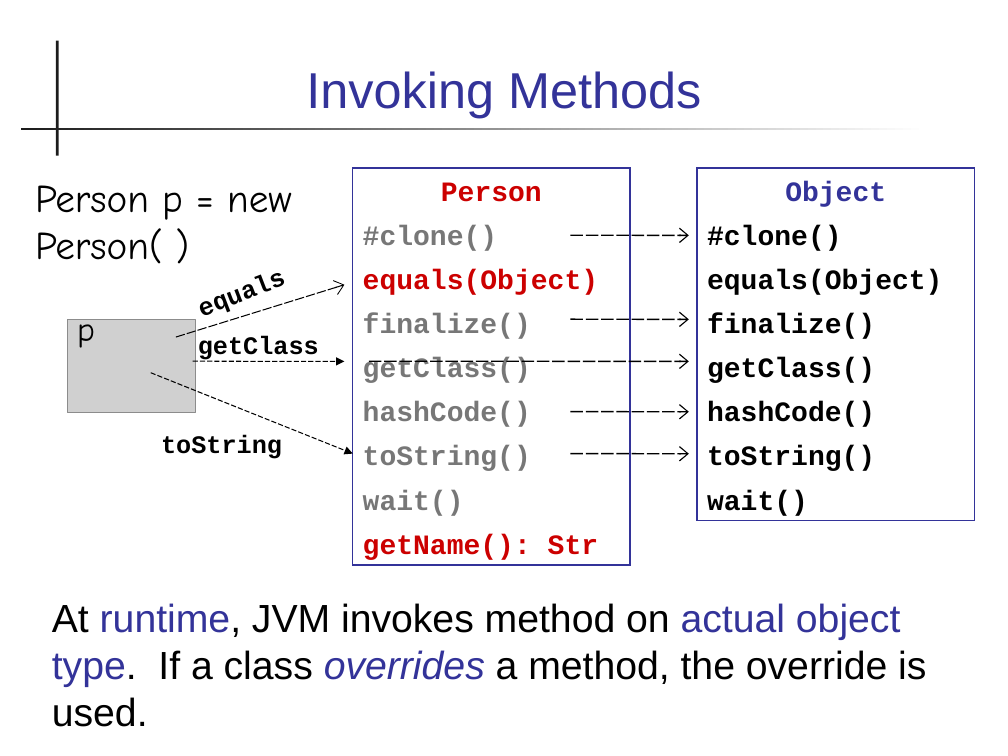
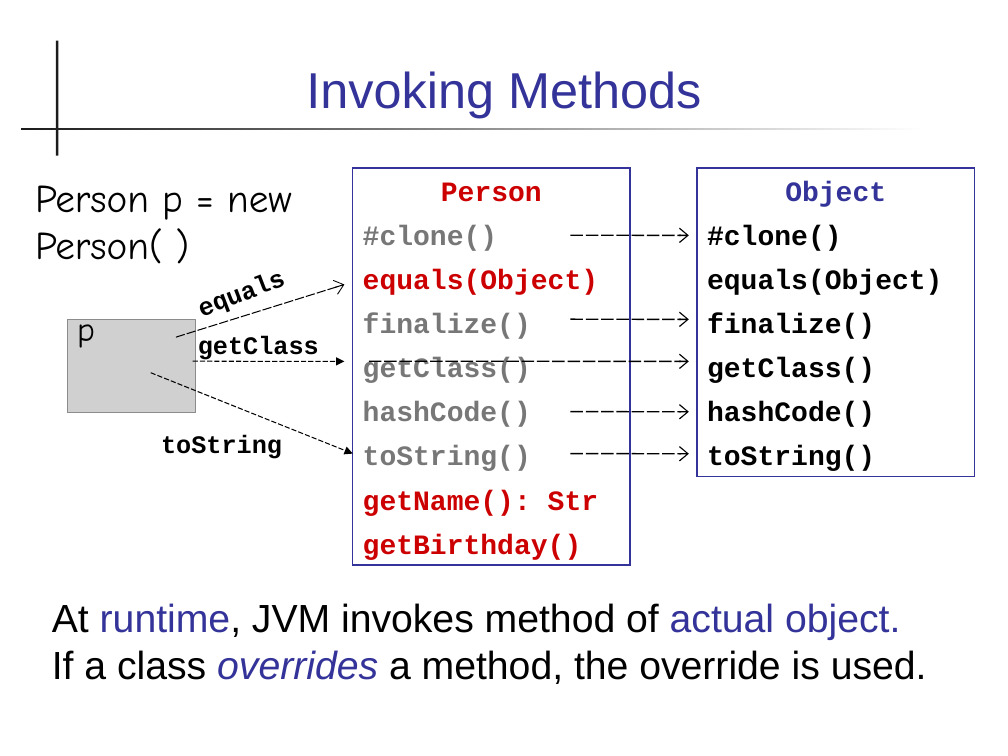
Before and after one commit to skeoop/skeoop.github.io, a slide deck: slide 4 of week1/4-Reference as Remote Control.ppt. Drawn at 1008x756 pixels with LibreOffice and Linux fonts; fonts in the diff are those of the drawing; grey boxes stand for pictures. Boxes give left, top, right and bottom in pixels: in the first picture for what was removed or moved away, otherwise in the second. Text is boxed around its words. In the diff, an @@ line names an element or a change of style, - is before the commit and + after.

```diff
--- a/week1/4-Reference as Remote Control.ppt
+++ b/week1/4-Reference as Remote Control.ppt
@@ rectangle "Object": place and size @@
-rectangle "Object" at (698, 168, 975, 521)
+rectangle "Object" at (698, 168, 975, 477)
@@ text in rectangle at (363, 490, 464, 516): paragraph removed @@
-wait()
@@ text in rectangle at (707, 490, 808, 516): paragraph removed @@
-wait()
@@ text in rectangle at (363, 534, 582, 560): paragraph added @@
+getBirthday()
@@ text at (52, 603, 927, 684): text changed @@
-At runtime, JVM invokes method on actual object type. If a class overrides a method, the override is used.
+At runtime, JVM invokes method of actual object.
+If a class overrides a method, the override is used.
```
Also in this commit, not shown: 5 other slides changed, 7 other files.
